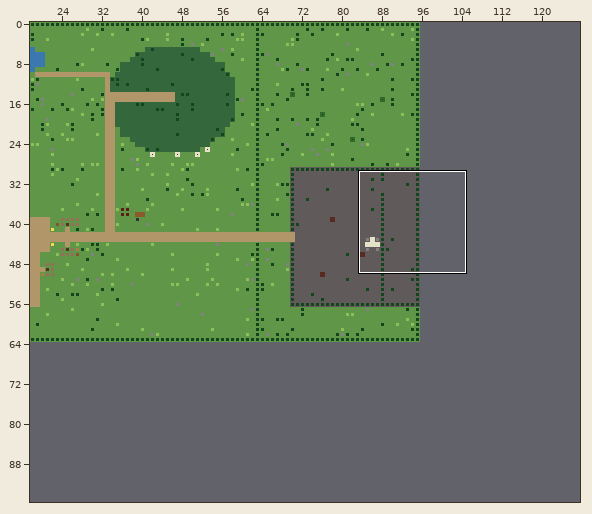
Tiled map (JSON), stored at maps/region.tmj. The first picture is a wide view before the edit; the outline marks the close-up.
Close-up. Before the edit:
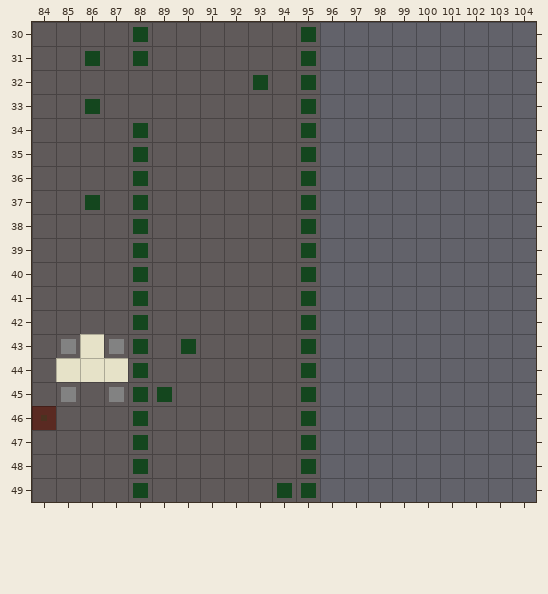
Cells are 16x16 px. Shown: x 84..104, y 30..49. The commit also changed other parts of the map, which this record leaves out. The old version is drawn lined up with the new one.
After:
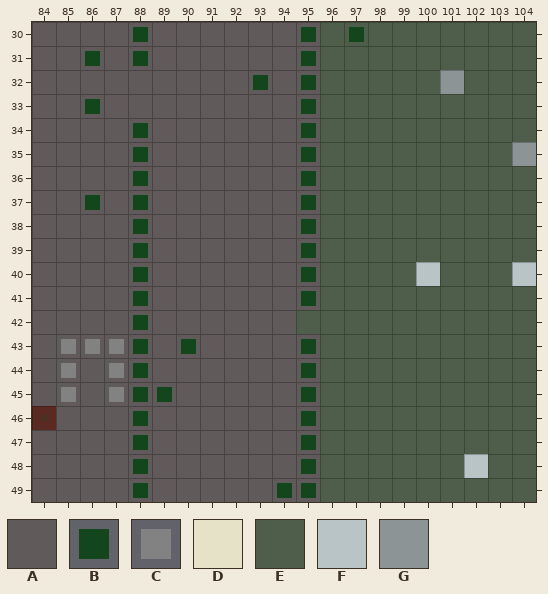
Key: from "region": A 3, B 4, C 5, D 29, E 30, F 32, G 33.
_ is an empty cell.
From old to new:
map size 96x64 -> 128x96 cells
Layer "ground":
y 30..31: x 96..104 _________ -> EEEEEEEEE
y 32: x 96..100 _____ -> EEEEE; x 102..104 ___ -> EEE
y 33..34: x 96..104 _________ -> EEEEEEEEE
y 35: x 96..103 ________ -> EEEEEEEE
y 36..39: x 96..104 _________ -> EEEEEEEEE
y 40: x 96..99 ____ -> EEEE; x 101..103 ___ -> EEE
y 41: x 96..104 _________ -> EEEEEEEEE
y 42: x 95..104 A_________ -> EEEEEEEEEE
y 43..47: x 96..104 _________ -> EEEEEEEEE
y 48: x 96..101 ______ -> EEEEEE; x 103..104 __ -> EE
y 49: x 96..104 _________ -> EEEEEEEEE
Layer "features":
y 30: x 97 _ -> B
y 32: x 101 _ -> G
y 35: x 104 _ -> G
y 40: x 100 _ -> F; x 104 _ -> F
y 42: x 95 B -> _
y 43: x 86 D -> C
y 44: x 85..87 DDD -> C_C
y 48: x 102 _ -> F
Where, in picture pixels (left, top, right, bottom), the same in both close-ups:
changed: (296, 22, 536, 502)
changed: (56, 334, 128, 382)
